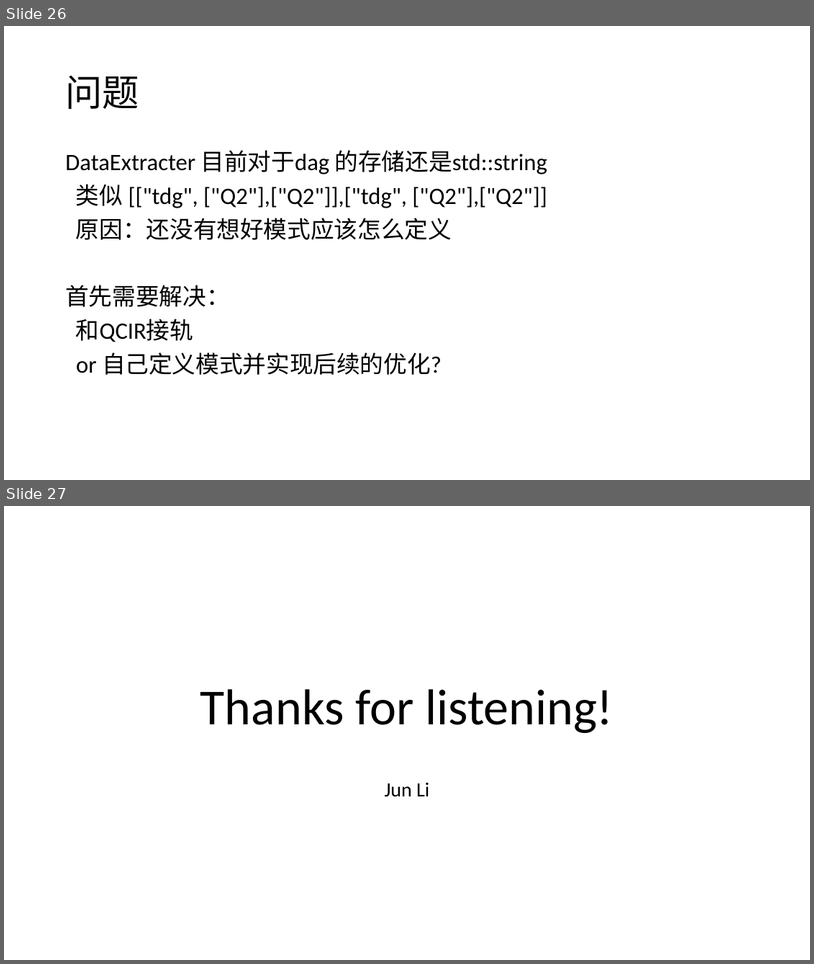
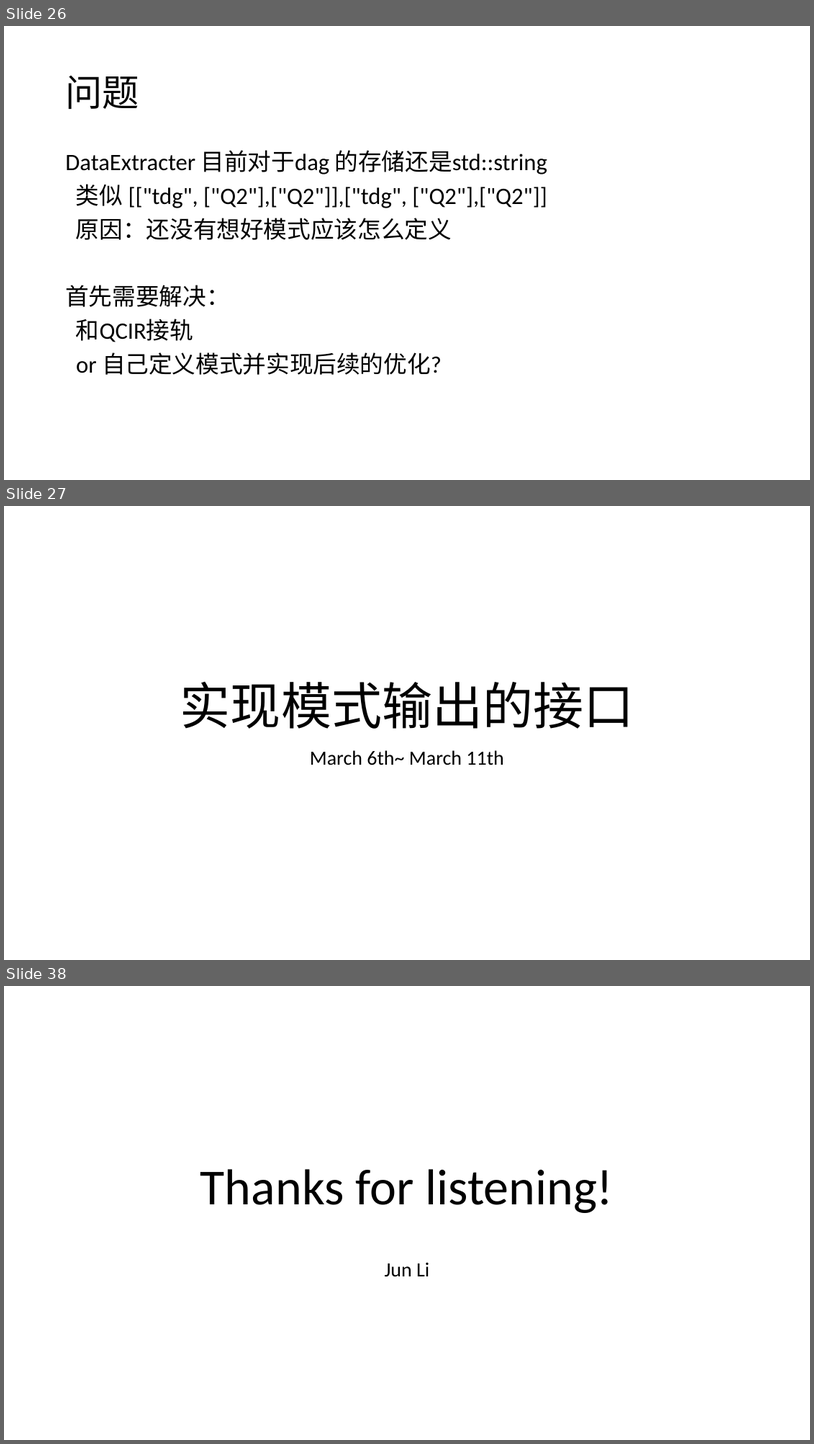
Before and after one commit to RosaryXiang/Pattern-Scheduler, a slide deck: Pattern Scheduler.pptx. Shown one above the other, each under a label of ours: slides 26 and 27 before the commit, slides 26, 27 and 38 after it; the slides between them are not shown. The pictures are 814x964 and 814x1444 pixels, drawn with LibreOffice and Linux fonts; fonts in the diff are those of the drawing. Boxes give left, top, right and bottom in pixels: in the first picture for what was removed or moved away, otherwise in the second. Text is boxed around its words. In the diff, an @@ line names an element or a change of style, - is before the commit and + after.

```diff
--- a/Pattern Scheduler.pptx
+++ b/Pattern Scheduler.pptx
@@ slide 27 added at bbox=[4, 506, 810, 960], background #FFFFFF @@
@@ title added at bbox=[180, 682, 634, 728], 60 pt, text #000000 @@
+实现模式输出的接口
@@ subtitle added at bbox=[310, 750, 504, 765], 24 pt, text #000000 @@
+March 6th~ March 11th
@@ what was slide 27 is now slide 38 @@
```
Also in this commit, not shown: 10 other slides added, 10 other files.
